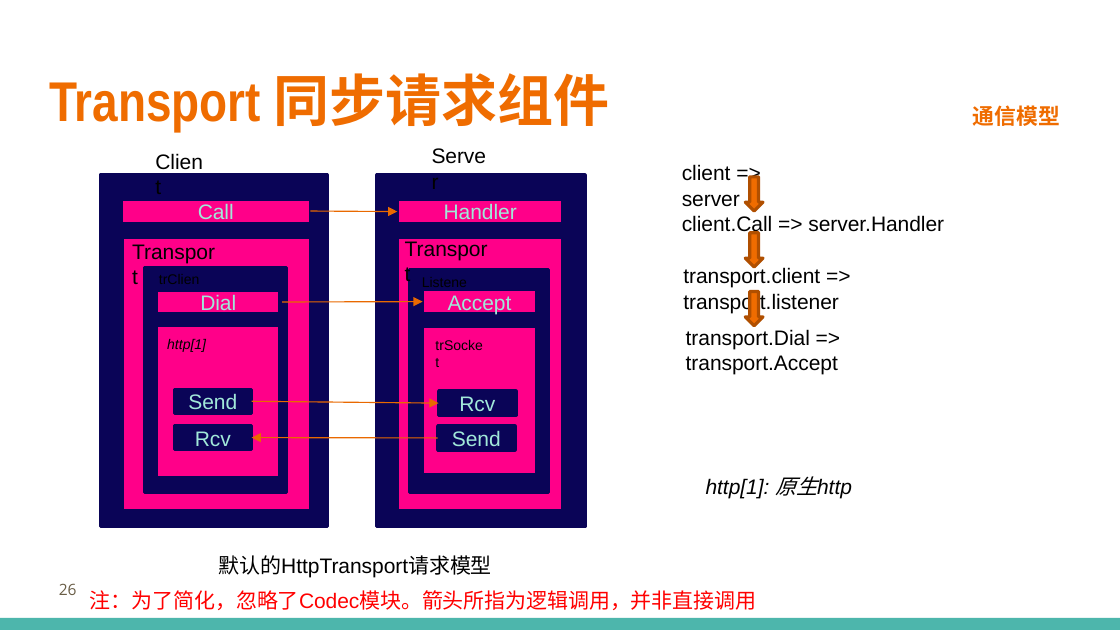
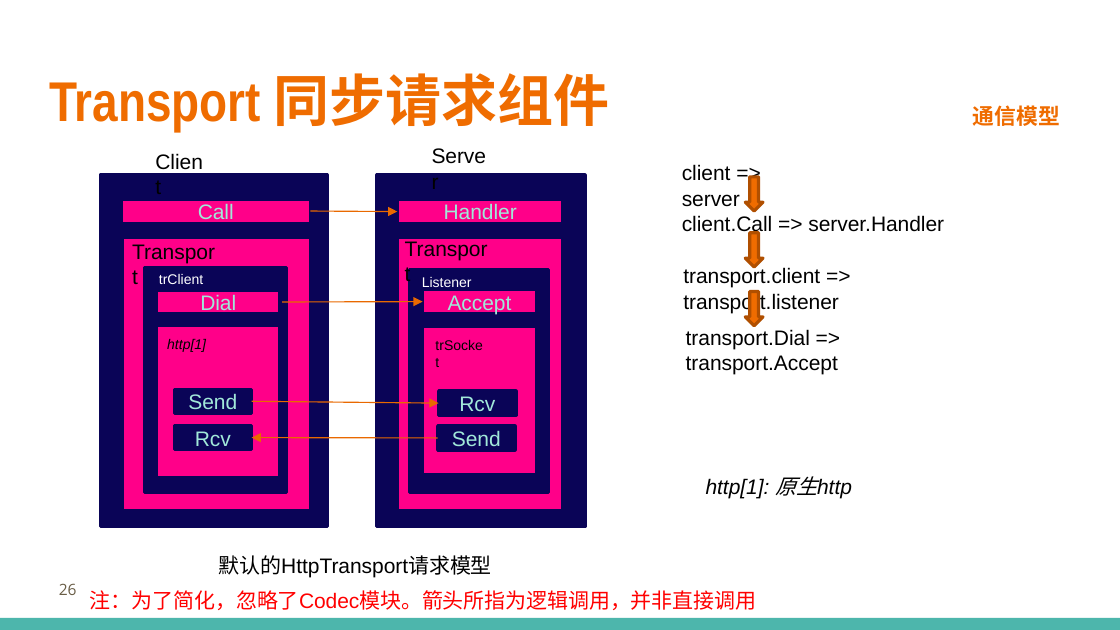
Before and after one commit to printfcoder/stack-rpc-tutorials, a slide deck: slide 26 of others/share/learning-go/【第一期】Go-Micro框架设计.pptx. Drawn at 1120x630 pixels with LibreOffice and Linux fonts; fonts in the diff are those of the drawing; background and template pictures are left out. Boxes give left, top, right and bottom in pixels: in the first picture for what was removed or moved away, otherwise in the second. Text is boxed around its words. In the diff, an @@ line names an element or a change of style, - is before the commit and + after.

```diff
--- a/others/share/learning-go/【第一期】Go-Micro框架设计.pptx
+++ b/others/share/learning-go/【第一期】Go-Micro框架设计.pptx
@@ text "trClient" at box(159, 274, 203, 284): text colour #000000 to #FFFFFF @@
@@ text "Listener" at box(422, 277, 472, 287): text colour #000000 to #FFFFFF @@
```
Also in this commit, not shown: 1 other slide changed, 1 other file.
